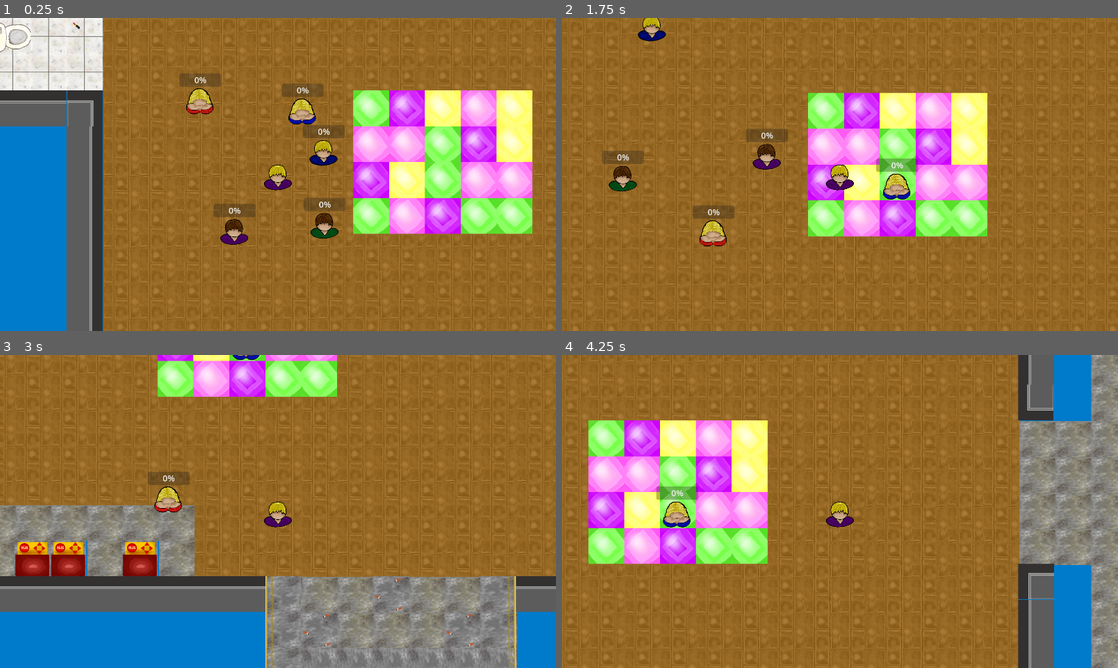
Above: before the commit, frames 1-4 (two rows, left to right).
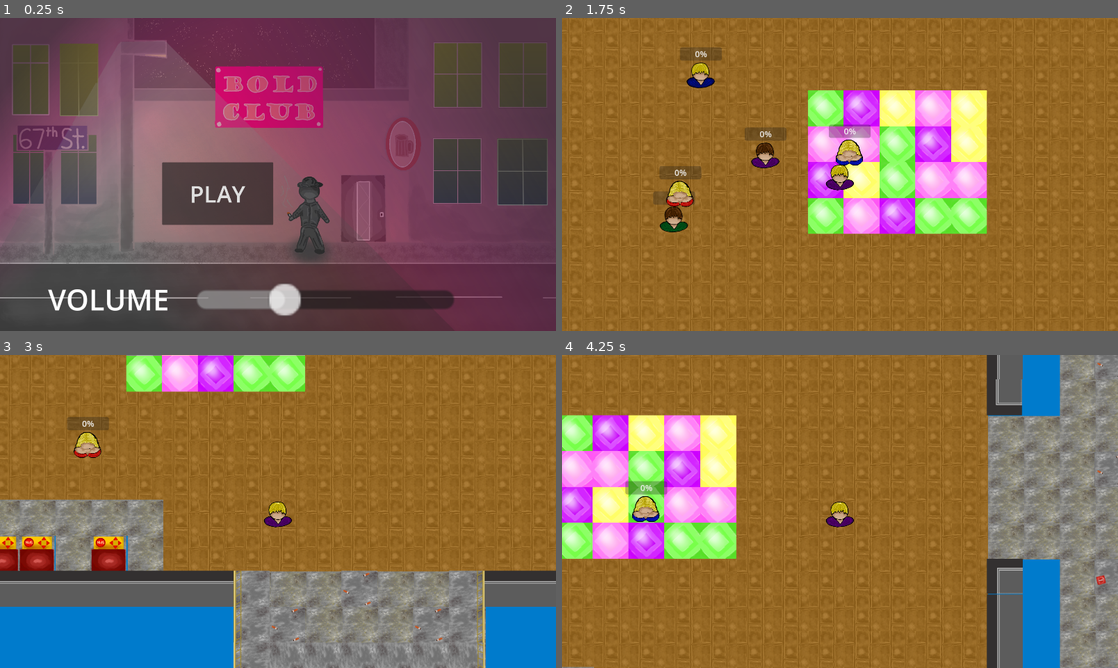
Above: after the commit, the same moments.

Repository: mntjams/game-jam-25-2
Game: Godot game, scene res://scenes/main_menu.tscn
The game is run twice, just before and just after one commit, with the same random seed, the same clock (stepped at 60 frames per second) and the same inputs. Before the commit the project starts from res://scenes/game.tscn. The engine's default icon, where the game draws it, is replaced by a stand-in: a white triangle on a blue panel in a dark square. Sound files missing from this copy of the repository are replaced by a short silence.
Inputs (mouse positions are in pixels of both pictures, inside the frame that each line leads up to):
- Up to frame 1 (0.25 s): no input
- Up to frame 2 (1.75 s): click (778, 193) at 0.5 s, where only the run after the commit has a clickable "PLAY"; hold D (right) from 1.28 s (still down); hold E (interact) from 1.28 s (still down)
- Up to frame 3 (3 s): release D (right) at 2.03 s; release E (interact) at 2.03 s; hold S (down) 2.03-2.78 s; tap Space (slots) at 2.1 s; hold D (right) from 2.78 s (still down); tap Q at 2.85 s
- Up to frame 4 (4.25 s): release D (right) at 3.53 s; hold W (up) from 3.53 s (still down); tap E (interact) at 3.6 s

The runs differ from the first frame. In frame 1, 98% of the frame differs, in the area x 0-100%, y 0-100%; in frame 2, 11%; in frame 3, 23%; in frame 4, 33%.

Commit message:
fixing audio, endings and main scene is main menu

Diff:
--- a/project.godot
+++ b/project.godot
@@ -11,7 +11,7 @@
 [application]
 
 config/name="game-jam-25-2"
-run/main_scene="uid://cdtnc2ucqxpfl"
+run/main_scene="uid://b6g8wswtn212t"
 config/features=PackedStringArray("4.5", "GL Compatibility")
 config/icon="uid://jhl61vbnmv02"
 
--- a/scenes/audio_settings.tscn
+++ b/scenes/audio_settings.tscn
@@ -14,6 +14,7 @@
 script = ExtResource("1_7rsd2")
 
 [node name="HUD" type="CanvasLayer" parent="."]
+layer = 2
 visible = false
 
 [node name="TextureRect" type="TextureRect" parent="HUD"]
--- a/scenes/game.gd
+++ b/scenes/game.gd
@@ -93,7 +93,13 @@
 	fade_out()
 	riding_player.stop()
 	await get_tree().create_timer(1).timeout
-	get_tree().change_scene_to_file("res://scenes/zero.tscn")
+	if num_in_love == 0:
+		get_tree().change_scene_to_file("res://scenes/zero.tscn")
+	elif num_in_love == 1:
+		get_tree().change_scene_to_file("res://scenes/zero.tscn")
+	else:
+		get_tree().change_scene_to_file("res://scenes/zero.tscn")
+
 
 
 func play_audio(path_to_stream: String) -> AudioStreamPlayer:
